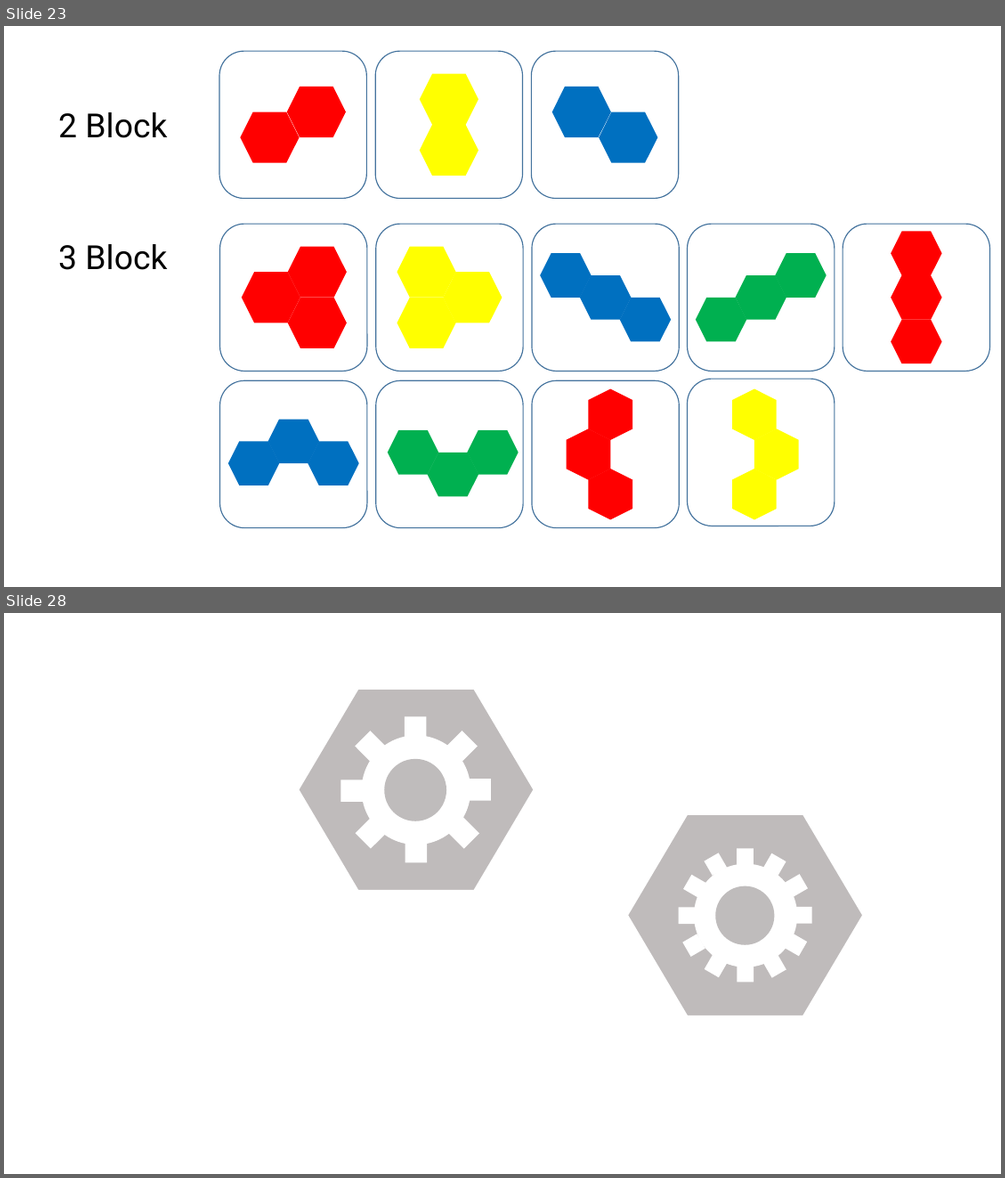
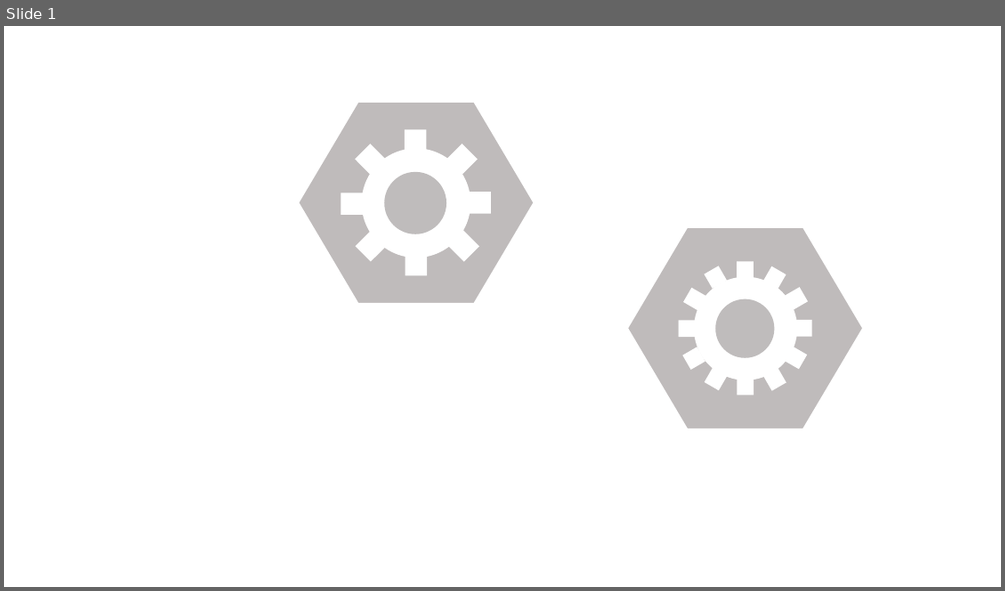
Before and after one commit to SNUGDC/Hextris, a slide deck: Assets/ArtResource/Hextris 아트 리소스.pptx. Shown one above the other, each under a label of ours: slides 23 and 28 before the commit, slide 1 after it; the slides between them are not shown. The pictures are 1005x1178 and 1005x591 pixels, drawn with LibreOffice and Linux fonts; fonts in the diff are those of the drawing. Boxes give left, top, right and bottom in pixels: in the first picture for what was removed or moved away, otherwise in the second. Text is boxed around its words. In the diff, an @@ line names an element or a change of style, - is before the commit and + after.

```diff
--- a/Assets/ArtResource/Hextris 아트 리소스.pptx
+++ b/Assets/ArtResource/Hextris 아트 리소스.pptx
@@ slide 23 removed at <box>4,26,1001,587</box>, background #FFFFFF @@
@@ group removed at <box>219,52,679,199</box>: 6 hexagons, 3 rounded rectangles @@
@@ text removed at <box>58,112,167,138</box> @@
-2 Block
@@ text removed at <box>58,244,167,270</box> @@
-3 Block
@@ group removed at <box>220,224,990,528</box>: 27 hexagons, 9 rounded rectangles @@
@@ what was slide 28 is now slide 1 @@
```
Also in this commit, not shown: 26 other slides removed.
